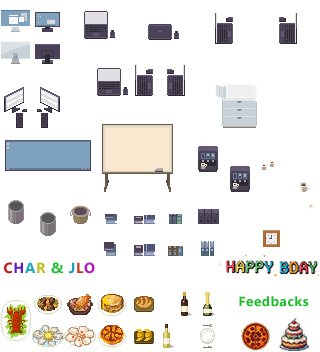
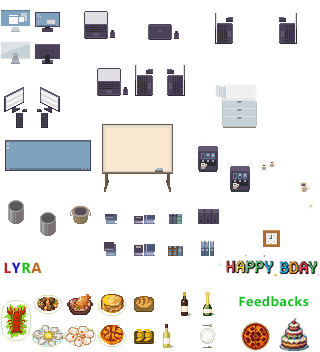
Layered file, before and after one edit (w=320, h=352). Changes by layer:
renamed "CHAR & JLO" to "LYRA", painted on it over [4, 262, 95, 274]
